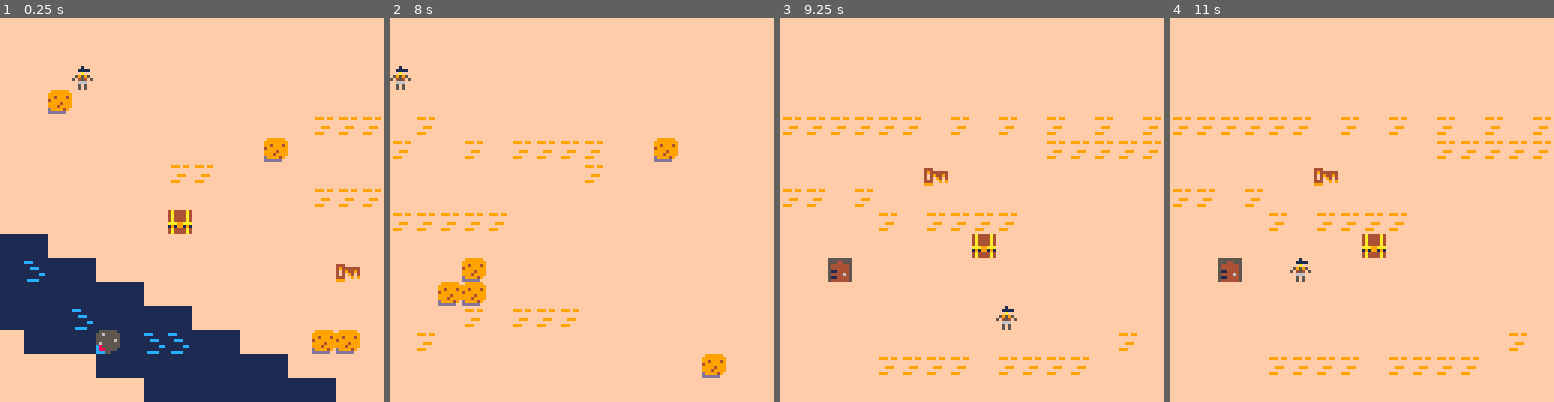
Above: before the commit, frames 1-4 (left to right).
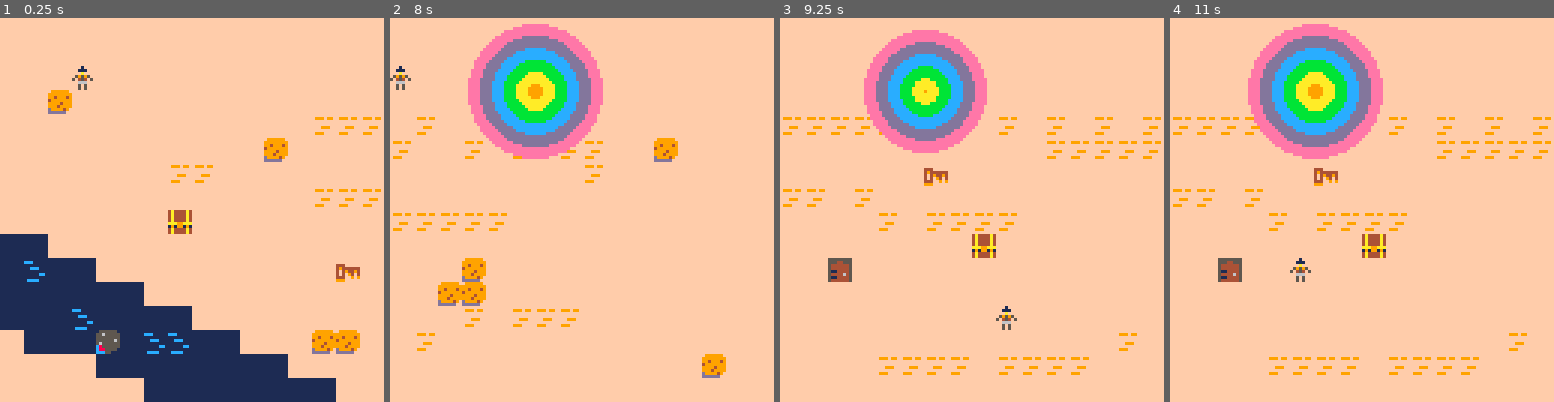
Above: after the commit, the same moments.

Repository: EmilieRobert33/LOWREZJAM
Game: PICO-8 cartridge testadventure.p8
Same seed, same stepped clock (60 frames per second), same inputs: the game is played once before the commit and once after it.
Inputs:
- Up to frame 1 (0.25 s): no input
- Up to frame 2 (8 s): tap X (X key) at 0.33, 1.07, 1.85, 2.97, 4.08, 5.2, 6.32, 7.43 s; hold Right 1.6-2.1 s; hold Up 2.15-2.42 s; hold Right 2.47-3.03 s; hold Left 3.08-3.58 s; hold Down 3.63-3.97 s; hold Right 4.02-4.68 s; hold Up 4.73-5.03 s; hold Left 5.08-5.68 s; hold Down 5.73-6.03 s; hold Right 6.08-6.58 s; hold Right 6.63-7.13 s; hold Up 7.18-7.45 s; hold Right from 7.5 s (still down)
- Up to frame 3 (9.25 s): release Right at 8.07 s; hold Left 8.12-8.62 s; tap X (X key) at 8.55 s; hold Down 8.67-9 s; hold Right from 9.05 s (still down)
- Up to frame 4 (11 s): tap X (X key) at 9.67, 10.78 s; release Right at 9.72 s; hold Up 9.77-10.07 s; hold Left 10.12-10.72 s; hold Down from 10.77 s (still down)

The runs differ from the first frame. In frame 1, less than 0.1% of the frame differs, in the area x 22-24%, y 13-15%; in frame 2, 9.7%, in the area x 3-56%, y 1-37%; in frame 3, 8.0%; in frame 4, 9.7%.

Commit message:
quand le joueur obtient l'item sacré un portail magique apparait

Diff:
--- a/testadventure.p8
+++ b/testadventure.p8
@@ -7,8 +7,6 @@
 function _init()
 	map_setup()
 	make_player()
-	portails={}
-
 
 end
 
@@ -20,6 +18,10 @@
 	cls()
 	draw_map()
 	draw_player()
+	if(p.itemsportail>0) then
+	 draw_portail()
+	end
+
 	if(btn(❎)) show_inventory()
 
 end
@@ -86,12 +88,6 @@
 	sfx(5)
 end
 
-function draw_portail()
-	for i=1,10 do
-		srand(0.00001*rnd(i))
-		circfill(31,31,(40-4*i)+rnd(6)*rnd(4)*cos(t()),15-i)
-	end
-end
 -->8
 -- player code
 
@@ -135,7 +131,7 @@
 		open_door(x,y)
 	elseif(is_tile(itemportail,x,y)) then
 		get_item_portail(x,y)
-		draw_portail()
+
 	end
 end
 -->8
@@ -149,9 +145,20 @@
 	print("inventory",invx+7,invy+4,7)
 	print("keys "..p.keys,invx+12,invy+14,9)
 end
+-->8
+-- le portail
+
+function draw_portail()
+	px=mapx*8+40
+	py=mapy*8+8
+	for i=1,10 do
+		srand(0.00001*rnd(i))
+		circfill(px+8,py+16,(25-4*i)+rnd(6)*rnd(4)*cos(t()),15-i)
+	end
+end
 __gfx__
 00000000000100000000000000000000000000000000000000000000000000000000000000000000000000000000000000000000000000000000000000000000
-00000000001111000000000000000000000000000000000000000000000000000000000000000000000000000000000000000000000000000000000000000000
+00000000001110000000000000000000000000000000000000000000000000000000000000000000000000000000000000000000000000000000000000000000
 00700700000a00000000000000000000000000000000000000000000000000000000000000000000000000000000000000000000000000000000000000000000
 00077000059595000000000000000000000000000000000000000000000000000000000000000000000000000000000000000000000000000000000000000000
 00077000504540500000000000000000000000000000000000000000000000000000000000000000000000000000000000000000000000000000000000000000
